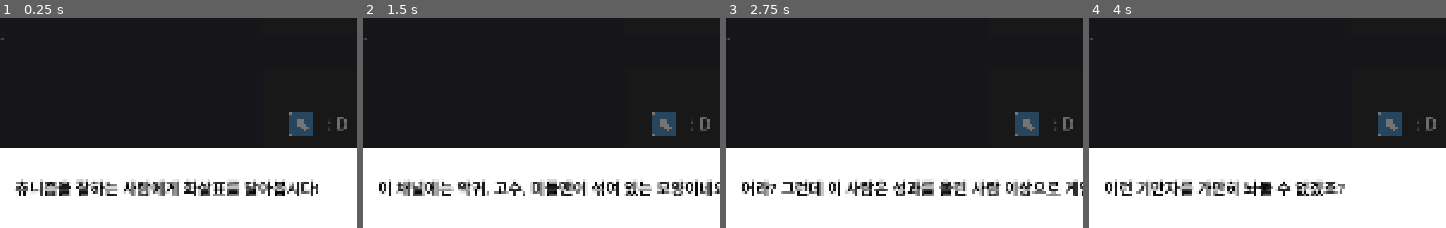
Above: before the commit, frames 1-4 (left to right).
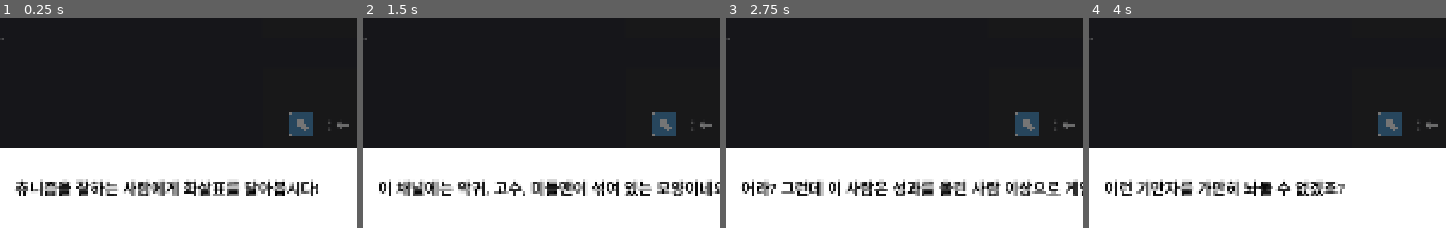
Above: after the commit, the same moments.

Repository: junu192857/Arrow-Game
Game: Godot game, scene res://Scenes/Ingame.tscn
The game is run twice, just before and just after one commit, with the same random seed, the same clock (stepped at 60 frames per second) and the same inputs.
Inputs:
- Up to frame 1 (0.25 s): no input
- Up to frame 2 (1.5 s): tap Enter at 0.5 s; hold Right 0.53-1.28 s; tap J at 0.6, 1.35 s; tap Space at 0.77, 1.25 s; hold Down from 1.28 s (still down)
- Up to frame 3 (2.75 s): tap Space at 1.52 s; tap Enter at 2, 2.1 s; release Down at 2.03 s; hold Right from 2.03 s (still down); tap J at 2.3 s
- Up to frame 4 (4 s): tap Space at 2.75, 3.02, 3.77 s; release Right at 2.78 s; hold Up 2.78-3.53 s; tap Shift at 2.85 s; tap J at 3.05, 3.6 s; tap Enter at 3.5 s; hold Left from 3.53 s (still down)
The pictures show only the part of the screen within x 14-64%, y 36-86%; the shares and areas given below are measured in that part.

The runs differ from the first frame. In frame 1, 0.1% of the frame differs, in the area x 94-98%, y 47-54%; in frame 2, 0.1%; in frame 3, 0.1%; in frame 4, 0.1%.

Commit message:
키매핑변경

Diff:
--- a/arrow-game/Scenes/Ingame.tscn
+++ b/arrow-game/Scenes/Ingame.tscn
@@ -160,7 +160,7 @@
 offset_right = -0.052001953
 offset_bottom = -0.00799942
 theme_override_font_sizes/font_size = 40
-text = ": D"
+text = ": ←"
 
 [node name="PlaceOfWorship" type="Control" parent="GuidePanel" unique_id=455088360]
 layout_mode = 1
@@ -193,7 +193,7 @@
 offset_right = -0.052001953
 offset_bottom = -0.00799942
 theme_override_font_sizes/font_size = 40
-text = ": J"
+text = ": →"
 
 [node name="UpwardArrow" type="Control" parent="GuidePanel" unique_id=1613892176]
 layout_mode = 1
@@ -226,7 +226,7 @@
 offset_right = -0.052001953
 offset_bottom = -0.00799942
 theme_override_font_sizes/font_size = 40
-text = ": A"
+text = ": ↑"
 
 [node name="DownwardArrow" type="Control" parent="GuidePanel" unique_id=627911211]
 layout_mode = 1
@@ -259,7 +259,7 @@
 offset_right = 4.947998
 offset_bottom = -2.0079994
 theme_override_font_sizes/font_size = 40
-text = ": S"
+text = ": ↓"
 
 [node name="Pass" type="Control" parent="GuidePanel" unique_id=841038485]
 layout_mode = 1
--- a/arrow-game/Scripts/InputManager.gd
+++ b/arrow-game/Scripts/InputManager.gd
@@ -8,10 +8,10 @@
 var shift_held: bool = false
 
 const KEY_MAP := {
-	KEY_S: Key.S,
-	KEY_D: Key.D,
-	KEY_J: Key.J,
-	KEY_A: Key.A,
+	KEY_DOWN: Key.S,
+	KEY_LEFT: Key.D,
+	KEY_RIGHT: Key.J,
+	KEY_UP: Key.A,
 	KEY_SPACE: Key.SPACE,
 	KEY_ENTER: Key.ENTER,
 }
Not shown, changed: arrow-game/Informations/Level1.txt
Not shown, changed: arrow-game/Informations/Level2.txt
Not shown, changed: arrow-game/Informations/Level3.txt
Not shown, changed: arrow-game/Informations/Level4.txt
Not shown, changed: arrow-game/Informations/Level6.txt
Not shown, changed: arrow-game/Informations/Level7.txt
Not shown, added: arrowkeyremap.patch
